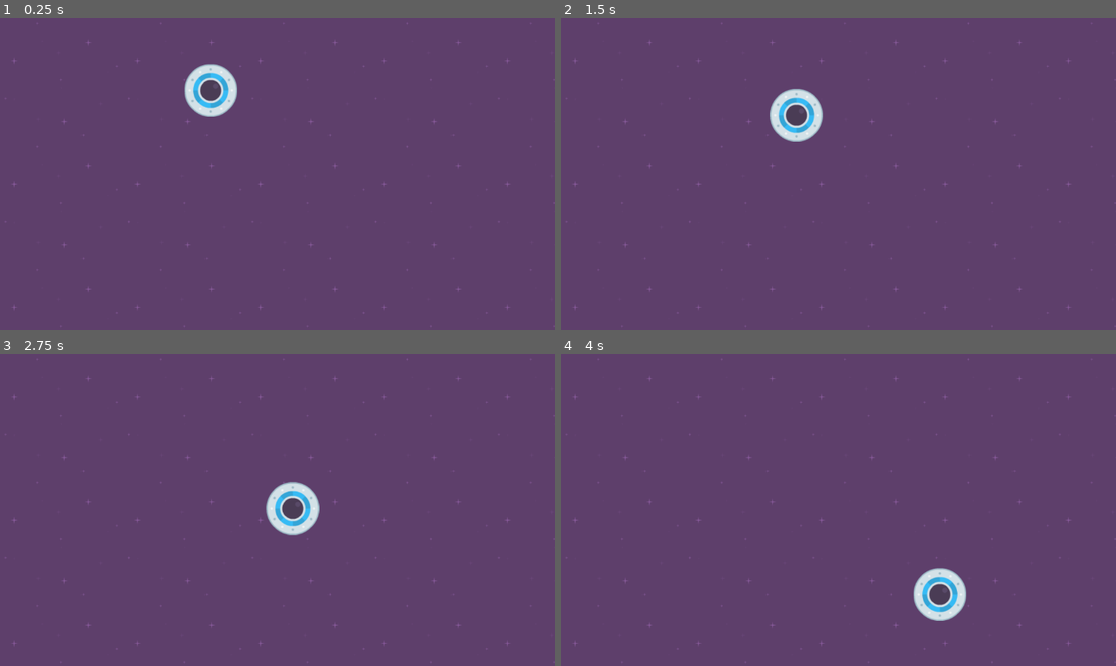
Above: before the commit, frames 1-4 (two rows, left to right).
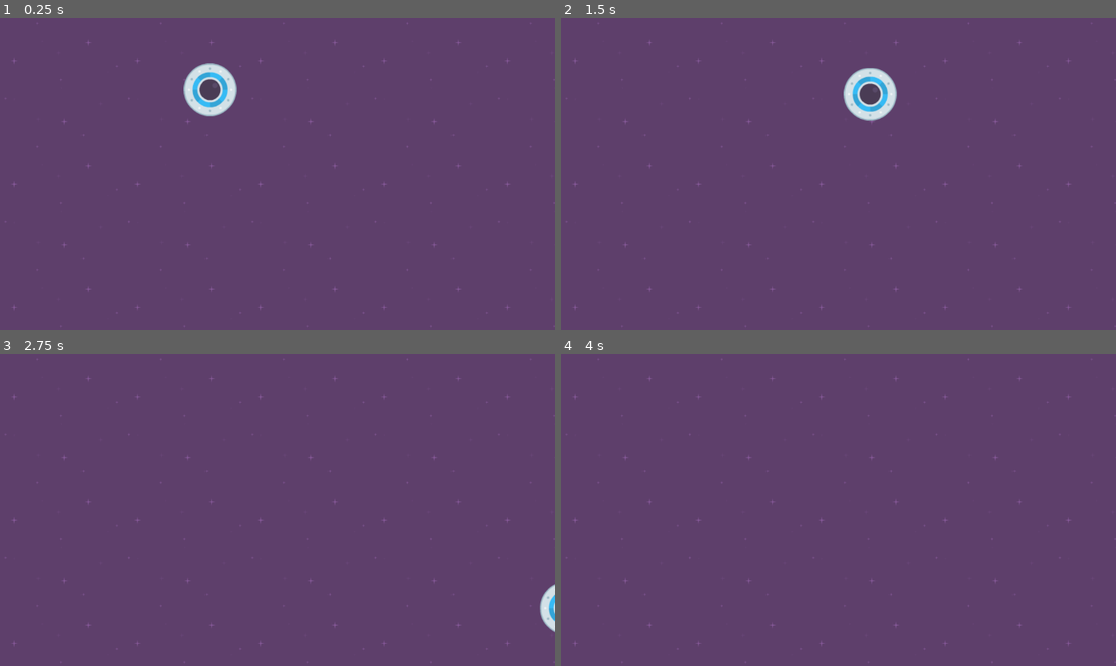
Above: after the commit, the same moments.

Repository: wdthor/Speedy-Saucer
Game: Godot game, scene res://level_1.tscn
The game is run twice, just before and just after one commit, with the same random seed, the same clock (stepped at 60 frames per second) and the same inputs.
Inputs:
- Up to frame 1 (0.25 s): no input
- Up to frame 2 (1.5 s): hold Right (move_right, bound only after the commit) 0.53-1.28 s; hold Down (move_down, bound only after the commit) from 1.28 s (still down)
- Up to frame 3 (2.75 s): release Down (move_down, bound only after the commit) at 2.03 s; hold Right (move_right, bound only after the commit) from 2.03 s (still down)
- Up to frame 4 (4 s): release Right (move_right, bound only after the commit) at 2.78 s; hold Up (move_up, bound only after the commit) 2.78-3.53 s; hold Left (move_left, bound only after the commit) from 3.53 s (still down)

The runs differ from the first frame. In frame 1, 0.4% of the frame differs, in the area x 33-43%, y 14-32%; in frame 2, 2.2%, in the area x 37-61%, y 16-40%; in frame 3, 1.4%; in frame 4, 1.1%.

Commit message:
15- Getting input

Diff:
--- a/player.gd
+++ b/player.gd
@@ -1,20 +1,12 @@
 extends RigidBody2D
 
-
-# Called when the node enters the scene tree for the first time.
-func _ready():
-	# apply_impulse(Vector2(100, -155))
-	var age = "young"
-	if age == "young":
-		print("You are young")
-	elif(age == "adult"):
-		print("You are an adult")
-	else:
-		print("I don't know your age")
-
-
-func _process(delta):
-	pass
-
 func _physics_process(delta):
-	apply_force(Vector2(50, 50))
+	var force = 500
+	if Input.is_action_pressed("move_right"):
+		apply_force(Vector2(force,0))
+	if Input.is_action_pressed("move_left"):
+		apply_force(Vector2(-force,0))
+	if Input.is_action_pressed("move_up"):
+		apply_force(Vector2(0,-force))
+	if Input.is_action_pressed("move_down"):
+		apply_force(Vector2(0,force))
--- a/project.godot
+++ b/project.godot
@@ -14,3 +14,30 @@
 run/main_scene="res://level_1.tscn"
 config/features=PackedStringArray("4.0", "Forward Plus")
 config/icon="res://icon.svg"
+
+[input]
+
+move_right={
+"deadzone": 0.5,
+"events": [Object(InputEventKey,"resource_local_to_scene":false,"resource_name":"","device":0,"window_id":0,"alt_pressed":false,"shift_pressed":false,"ctrl_pressed":false,"meta_pressed":false,"pressed":false,"keycode":4194321,"physical_keycode":0,"key_label":0,"unicode":0,"echo":false,"script":null)
+, Object(InputEventKey,"resource_local_to_scene":false,"resource_name":"","device":0,"window_id":0,"alt_pressed":false,"shift_pressed":false,"ctrl_pressed":false,"meta_pressed":false,"pressed":false,"keycode":68,"physical_keycode":0,"key_label":0,"unicode":0,"echo":false,"script":null)
+]
+}
+move_left={
+"deadzone": 0.5,
+"events": [Object(InputEventKey,"resource_local_to_scene":false,"resource_name":"","device":-1,"window_id":0,"alt_pressed":false,"shift_pressed":false,"ctrl_pressed":false,"meta_pressed":false,"pressed":false,"keycode":4194319,"physical_keycode":0,"key_label":0,"unicode":0,"echo":false,"script":null)
+, Object(InputEventKey,"resource_local_to_scene":false,"resource_name":"","device":-1,"window_id":0,"alt_pressed":false,"shift_pressed":false,"ctrl_pressed":false,"meta_pressed":false,"pressed":false,"keycode":83,"physical_keycode":0,"key_label":0,"unicode":115,"echo":false,"script":null)
+]
+}
+move_up={
+"deadzone": 0.5,
+"events": [Object(InputEventKey,"resource_local_to_scene":false,"resource_name":"","device":-1,"window_id":0,"alt_pressed":false,"shift_pressed":false,"ctrl_pressed":false,"meta_pressed":false,"pressed":false,"keycode":4194320,"physical_keycode":0,"key_label":0,"unicode":0,"echo":false,"script":null)
+, Object(InputEventKey,"resource_local_to_scene":false,"resource_name":"","device":-1,"window_id":0,"alt_pressed":false,"shift_pressed":false,"ctrl_pressed":false,"meta_pressed":false,"pressed":false,"keycode":69,"physical_keycode":0,"key_label":0,"unicode":101,"echo":false,"script":null)
+]
+}
+move_down={
+"deadzone": 0.5,
+"events": [Object(InputEventKey,"resource_local_to_scene":false,"resource_name":"","device":-1,"window_id":0,"alt_pressed":false,"shift_pressed":false,"ctrl_pressed":false,"meta_pressed":false,"pressed":false,"keycode":4194322,"physical_keycode":0,"key_label":0,"unicode":0,"echo":false,"script":null)
+, Object(InputEventKey,"resource_local_to_scene":false,"resource_name":"","device":-1,"window_id":0,"alt_pressed":false,"shift_pressed":false,"ctrl_pressed":false,"meta_pressed":false,"pressed":false,"keycode":67,"physical_keycode":0,"key_label":0,"unicode":99,"echo":false,"script":null)
+]
+}
